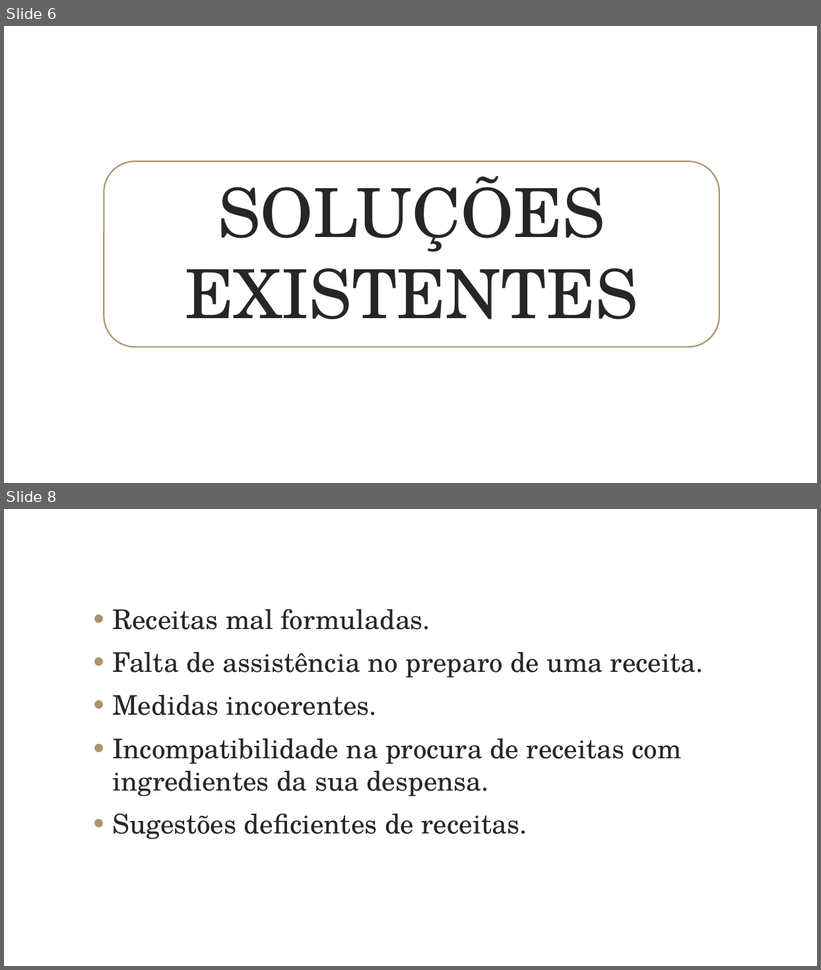
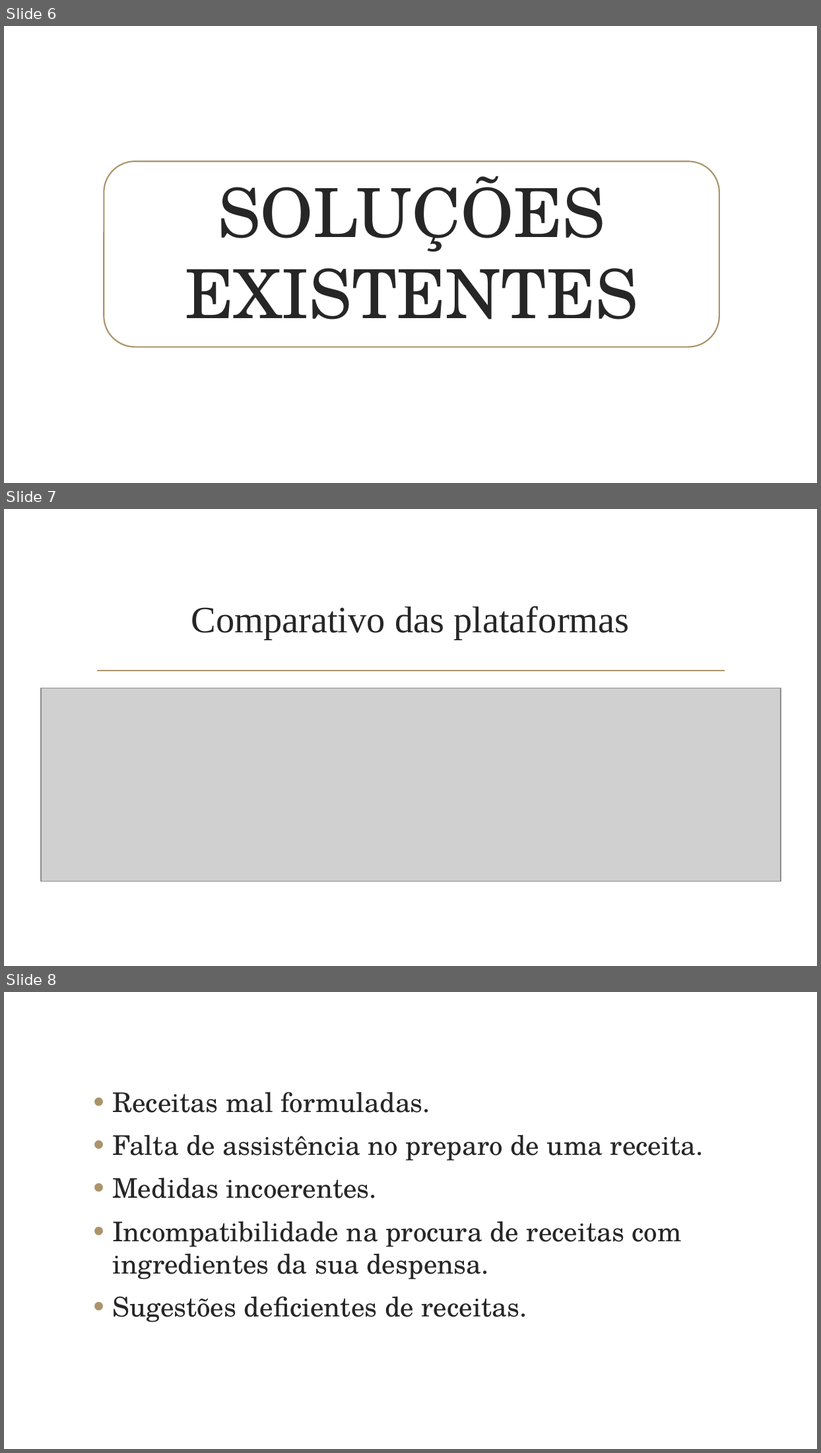
Before and after one commit to papletscook/letscook-doc, a slide deck: projeto/LetsCook_02.pptx. Shown one above the other, each under a label of ours: slides 6 and 8 before the commit, slides 6, 7 and 8 after it; the slides between them are not shown. The pictures are 821x970 and 821x1453 pixels, drawn with LibreOffice and Linux fonts; fonts in the diff are those of the drawing; grey boxes stand for pictures; background and template pictures are left out. Boxes give left, top, right and bottom in pixels: in the first picture for what was removed or moved away, otherwise in the second. Text is boxed around its words. In the diff, an @@ line names an element or a change of style, - is before the commit and + after.

```diff
--- a/projeto/LetsCook_02.pptx
+++ b/projeto/LetsCook_02.pptx
@@ slide 7 added at bbox=[4, 509, 817, 966], background picture (left out) @@
@@ title added at bbox=[191, 606, 629, 639], 33 pt, text #262626 @@
+Comparativo das plataformas
@@ line added from (98, 671) to (725, 671), #AB946B 1.25 pt @@
@@ picture added at bbox=[40, 688, 781, 881] @@
```
Also in this commit, not shown: 5 slides changed, 1 slide removed, 1 other file.
